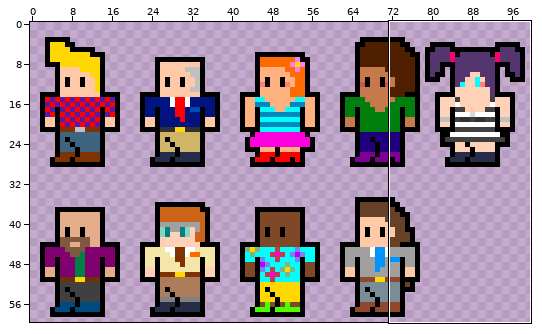
Sprite sheet -- assets/personajes.png. Above, an overview of the earlier version with the close-up marked.
Close-up. The starting point:
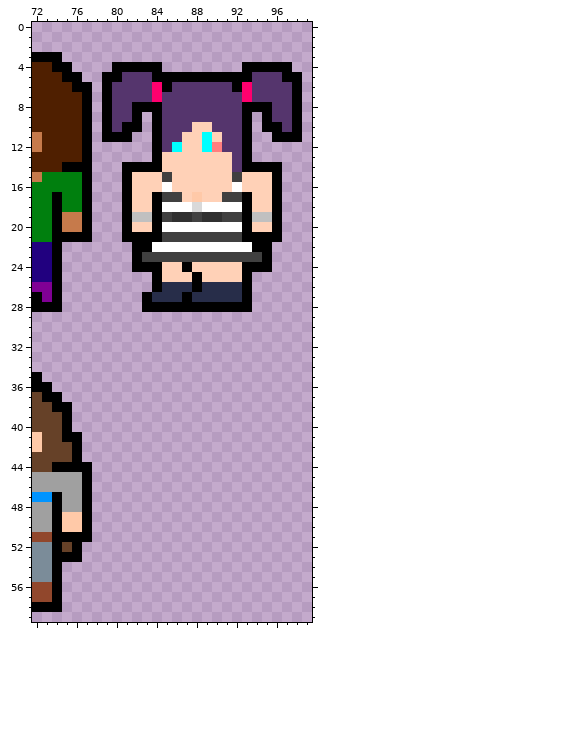
The file is 99x61 pixels. Colours within 5 levels of each other are drawn and written as one. Shown: x 72..99, y 0..59. The old version is drawn lined up with the new one.
The same view after the edit:
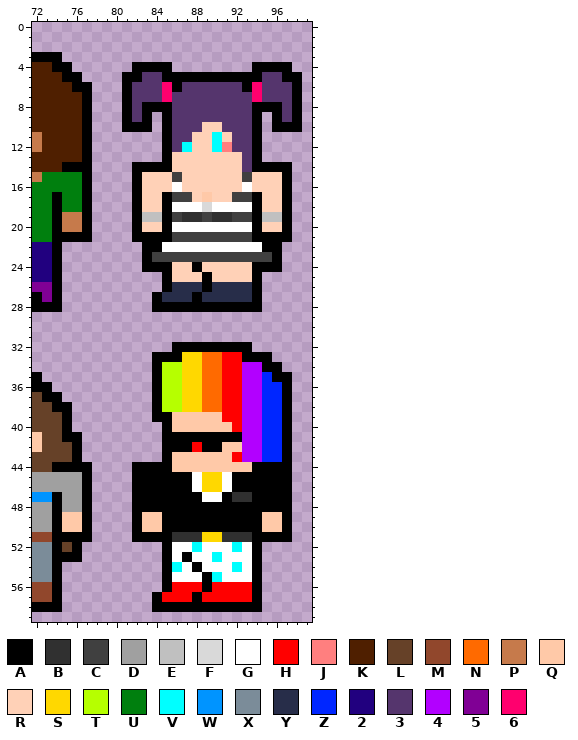
Palette (. is transparent): A #000000  B #303030  C #404040  D #a0a0a0  E #c0c0c0  F #d9d9d9  G #ffffff  H #ff0000  J #ff7f7f  K #4f1f00  L #664128  M #91472c  N #ff6a00  P #c67a4b  Q #ffc9a8  R #ffd1b7  S #ffd800  T #b6ff00  U #007f0e  V #00ffff  W #0094ff  X #7b8c99  Y #272d49  Z #0026ff  2 #21007f  3 #55356d  4 #b200ff  5 #800095  6 #ff006e
Diff:
canvas 99x61 -> 100x60; drawings rearranged on the sheet (the old picture shows each at its new place)
y 4: x 80..81 AA -> ..; x 85 . -> A; x 93 A -> .
y 5: x 79..82 AA33 -> ..AA; x 84 A -> 3; x 94 3 -> A
y 6: x 79..81 A33 -> ..A; x 84..86 6A3 -> 36A; x 92..94 A63 -> 3A6
y 7: x 79..81 A33 -> ..A; x 84..85 63 -> 36; x 93..94 63 -> 36
y 8: x 79..82 A33A -> ..A3; x 85 3 -> A; x 93 A -> 3; x 96 3 -> A
y 9: x 79..85 A33A.A3 -> ..A3A.A; x 93..96 A.A3 -> 3A.A
y 10: x 79..80 A3 -> ..; x 83..85 .A3 -> A.A; x 88 R -> 3; x 90 3 -> R; x 93..95 A.A -> 3A.; x 97 3 -> A
y 11: x 79..81 AAA -> ...; x 84..85 A3 -> .A; x 87 R -> 3; x 89..91 VR3 -> RVR; x 93..94 A. -> 3A; x 96..98 AAA -> ...
y 12: x 84..87 A3VR -> .A3V; x 89..91 VJ3 -> RVJ; x 93..94 A. -> 3A
y 13: x 84..85 AR -> .A; x 92..94 3A. -> R3A
y 14: x 81 A -> .; x 85 R -> A; x 92..93 3A -> R3; x 97 . -> A
y 15: x 81..82 AR -> .A; x 85..86 CR -> RC; x 92..93 CR -> RC; x 96..97 A. -> RA
y 16: x 81..82 AR -> .A; x 85..86 GR -> RG; x 92..93 GR -> RG; x 96..97 A. -> RA
y 17: x 81..82 AR -> .A; x 84..85 AC -> RA; x 87..89 RQR -> CRQ; x 91 C -> R; x 93..94 AR -> CA; x 96..97 A. -> RA
y 18: x 81..82 AR -> .A; x 84..85 AG -> RA; x 88..89 FG -> GF; x 93..94 AR -> GA; x 96..97 A. -> RA
y 19: x 81..82 AE -> .A; x 84..86 ACB -> EAC; x 88..89 CB -> BC; x 91 C -> B; x 93..94 AE -> CA; x 96..97 A. -> EA
y 20: x 81..82 AR -> .A; x 84..85 AG -> RA; x 93..94 AR -> GA; x 96..97 A. -> RA
y 21: x 81 A -> .; x 85 C -> A; x 93 A -> C; x 97 . -> A
y 22: x 82 A -> .; x 84 G -> A; x 94 A -> G; x 96 . -> A
y 23: x 82..83 AC -> .A; x 95..96 A. -> CA
y 24: x 82 A -> .; x 85 R -> A; x 87..88 AR -> RA; x 93 A -> R; x 96 . -> A
y 25: x 84..85 AR -> .A; x 88..89 AR -> RA; x 93..94 A. -> RA
y 26: x 84..85 AY -> .A; x 88..89 AY -> YA; x 93..94 A. -> YA
y 27: x 83..84 AY -> .A; x 87..88 AY -> YA; x 93..94 A. -> YA
y 28: x 83 A -> .; x 94 . -> A
y 32: x 86..93 ........ -> AAAAAAAA
y 33: x 84..95 ............ -> AAASSNNHHAAA
y 34: x 84..96 ............. -> ATTSSNNHH44AA
y 35: x 84..97 .............. -> ATTSSNNHH44ZAA
y 36..38: x 84..97 .............. -> ATTSSNNHH44ZZA
y 39: x 84..97 .............. -> AAQQQQQHH44ZZA
y 40: x 85..97 ............. -> AQQQQQQH44ZZA
y 41: x 85..97 ............. -> AAAAAAAA44ZZA
y 42: x 85..97 ............. -> AAAHAAQQ44ZZA
y 43: x 85..97 ............. -> AQQQQQQH44ZZA
y 44: x 82..97 ................ -> AAAAQQQQQQQQAAAA
y 45..46: x 82..97 ................ -> AAAAAAGSSGAAAAAA
y 47: x 82..97 ................ -> AAAAAAAGGABBAAAA
y 48: x 82..97 ................ -> AAAAAAAAAAAAAAAA
y 49..50: x 82..97 ................ -> AQQAAAAAAAAAAQQA
y 51: x 82..97 ................ -> AAAABBBSSBBBAAAA
y 52: x 85..94 .......... -> AGGVGGGVGA
y 53: x 85..94 .......... -> AGAGGVGGGA
y 54: x 85..94 .......... -> AVGAGGGVGA
y 55: x 85..94 .......... -> AGGGAVGGGA
y 56: x 85..94 .......... -> AHHHAHHHHA
y 57: x 84..94 ........... -> AHHHAHHHHHA
y 58: x 84..94 ........... -> AAAAAAAAAAA
